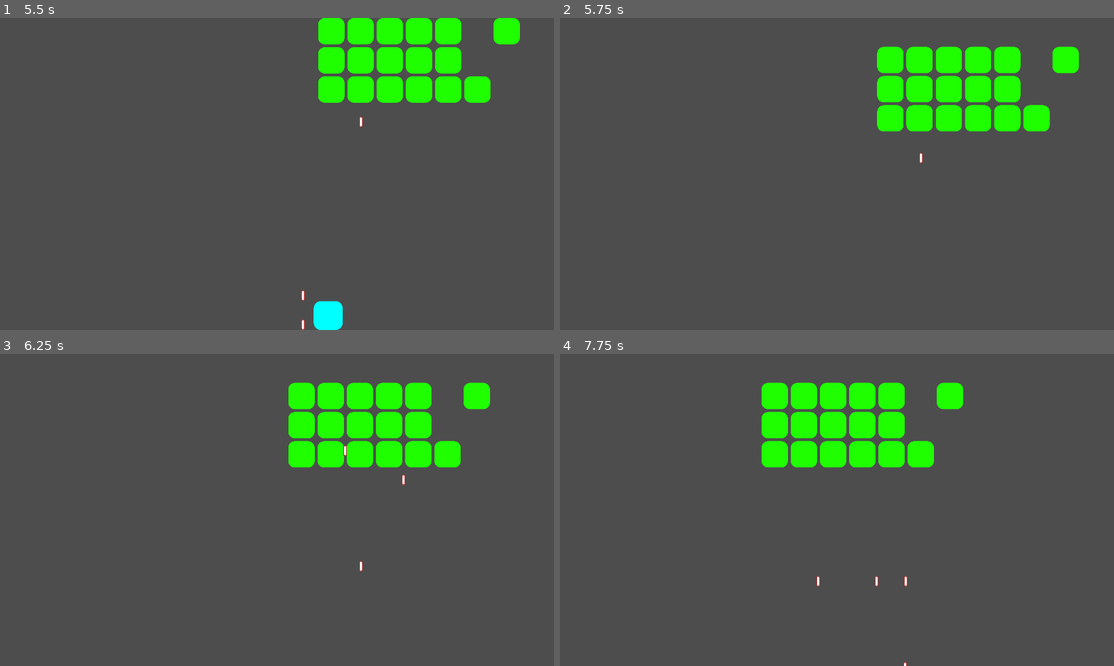
Above: before the commit, frames 1-4 (two rows, left to right).
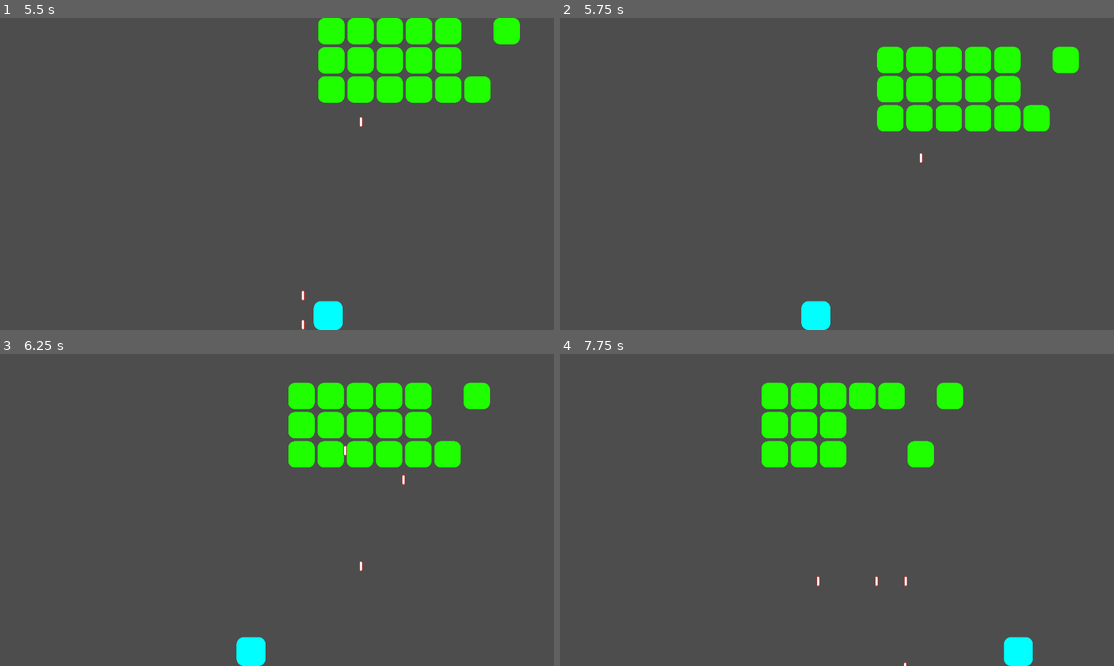
Above: after the commit, the same moments.

Repository: michael-j-coyne/space-defense
Game: Godot game, scene res://scenes/levels/level_2.tscn
The game is run twice, just before and just after one commit, with the same random seed, the same clock (stepped at 60 frames per second) and the same inputs. This scene is started directly instead of the project's main scene.
Inputs (mouse positions are in pixels of both pictures, inside the frame that each line leads up to):
- Up to frame 1 (5.5 s): tap Enter (ui_accept) at 0.5, 0.77, 3.77 s; move the mouse to (398, 158) at 0.52 s; hold Right (ui_right) 0.53-1.25 s; hold Shift 0.53-1.25 s; click (398, 158) at 0.67 s; drag from (166, 189) to (459, 314) at 1.27 s; move the mouse to (332, 105) at 2.02 s; hold Right (ui_right) 2.03-2.75 s; tap Ctrl at 2.1 s; drag from (249, 236) to (204, 30) at 2.77 s; move the mouse to (443, 220) at 3.52 s; hold Left (ui_left) 3.53-4.25 s; tap Alt at 3.6 s; drag from (110, 127) to (288, 30) at 4.27 s; move the mouse to (304, 174) at 5.02 s; hold Left (ui_left) from 5.03 s (still down); hold Shift from 5.03 s (still down); click (304, 174) at 5.17 s
- Up to frame 2 (5.75 s): keep holding Left (ui_left); keep holding Shift
- Up to frame 3 (6.25 s): release Left (ui_left) at 5.75 s; release Shift at 5.75 s; drag from (193, 432) to (415, 394) at 5.77 s
- Up to frame 4 (7.75 s): move the mouse to (958, 494) at 6.52 s; hold Right (ui_right) 6.53-7.25 s; tap Ctrl at 6.6 s; tap Enter (ui_accept) at 6.77 s; drag from (726, 525) to (920, 394) at 7.27 s

Frame 1 is identical in both runs. In frame 2, 0.5% of the frame differs, in the area x 43-49%, y 90-100%; in frame 3, 0.5%; in frame 4, 2.0%, in the area x 52-86%, y 18-100%.

Commit message:
Change health / damage to int

Diff:
--- a/components/gun_component.gd
+++ b/components/gun_component.gd
@@ -8,7 +8,7 @@
 ## How fast the projectile fired from the gun moves in pixels / second
 @export var projectile_speed := 0.0
 ## How much damage the projectile fired from the gun will do, before any multipliers
-@export var damage := 0.0
+@export var damage: int = 0
 
 # If the gun is cooling down, it can't fire.
 var cooling_down = false
--- a/components/health_component.gd
+++ b/components/health_component.gd
@@ -1,7 +1,7 @@
 class_name HealthComponent extends Node
 
-@export var MAX_HEALTH := 1.0
-var health = MAX_HEALTH
+@export var MAX_HEALTH: int = 1
+var health: int = MAX_HEALTH
 
 func take_damage(attack: Attack):
 	health -= attack.damage
--- a/structs/attack.gd
+++ b/structs/attack.gd
@@ -1,3 +1,3 @@
 class_name Attack extends RefCounted
 
-var damage
+var damage: int
